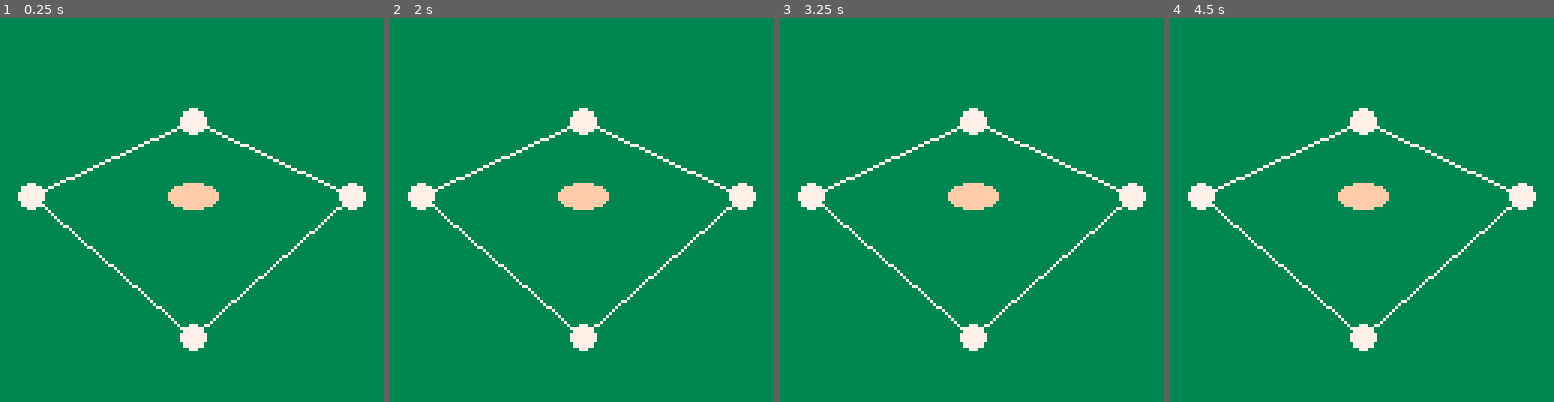
Above: before the commit, frames 1-4 (left to right).
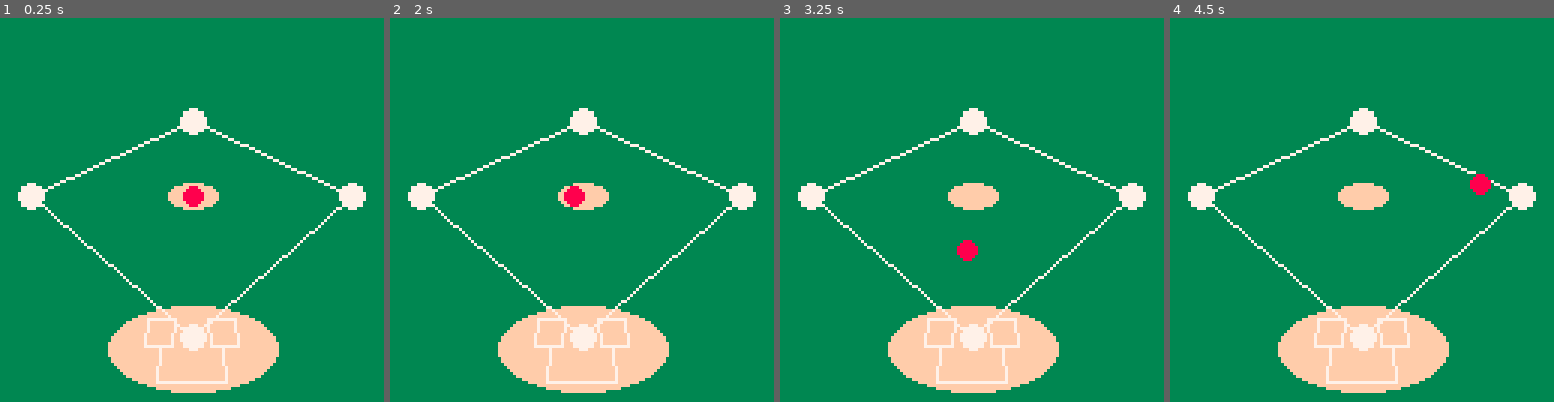
Above: after the commit, the same moments.

Repository: nucleartide/Baseball-WIth-Friends
Game: PICO-8 cartridge baseball-with-friends.p8
Two runs of this game, one before a commit and one after it. Both use one fixed random seed, a clock stepped at 60 frames per second and the inputs below.
Inputs:
- Up to frame 1 (0.25 s): no input
- Up to frame 2 (2 s): tap O (Z key) at 0.33, 0.7, 1.43 s; tap X (X key) at 1.07 s; hold Left from 1.97 s (still down)
- Up to frame 3 (3.25 s): tap X (X key) every 0.33 s from 2.07 to 3.07 s; tap O (Z key) at 2.22, 3.1 s; release Left at 2.37 s; hold Down 2.42-2.82 s; hold Right from 2.87 s (still down)
- Up to frame 4 (4.5 s): tap X (X key) every 0.33 s from 3.4 to 4.4 s; release Right at 3.53 s; hold Up 3.58-4.08 s; tap O (Z key) at 3.98 s; hold Right from 4.13 s (still down)

The runs differ from the first frame. In frame 1, 7.7% of the frame differs, in the area x 28-73%, y 43-98%; in frame 2, 7.7%; in frame 3, 7.7%; in frame 4, 7.7%.

Commit message:
draw home plate

Diff:
--- a/baseball-with-friends.p8
+++ b/baseball-with-friends.p8
@@ -915,6 +915,23 @@
     }
 
     pitchers_mound = vec3()
+
+    -- should be flipped for lefty's batter box.
+    batters_box = {
+        vec3(-10, 0, -half_diagonal+5),
+        vec3(-4, 0, -half_diagonal+5),
+        vec3(-4, 0, -half_diagonal-2.5),
+        vec3(-10, 0, -half_diagonal-2.5),
+    }
+
+    catchers_box = {
+        vec3(-7, 0, -half_diagonal-2.5),
+        vec3(7, 0, -half_diagonal-2.5),
+        vec3(7, 0, -half_diagonal-10),
+        vec3(-7, 0, -half_diagonal-10),
+    }
+
+    x,z=0,0
 
     --[[
     --
@@ -1029,6 +1046,19 @@
 end
 
 function update_game()
+    if btn(0) then
+        x -= 1
+    end
+    if btn(1) then
+        x += 1
+    end
+    if btn(2) then
+        z += 1
+    end
+    if btn(3) then
+        z -= 1
+    end
+
     --[[
     btnr_update()
 
@@ -1060,8 +1090,28 @@
     ]]
 end
 
+function draw_box(box, flip, omit_top)
+    local sx1, sy1 = world2screen(box[1], nil, flip)
+    local sx2, sy2 = world2screen(box[2], nil, flip)
+    local sx3, sy3 = world2screen(box[3], nil, flip)
+    local sx4, sy4 = world2screen(box[4], nil, flip)
+    if (not omit_top) line(sx1, sy1, sx2, sy2, 7)
+    line(sx2, sy2, sx3, sy3, 7)
+    line(sx3, sy3, sx4, sy4, 7)
+    line(sx4, sy4, sx1, sy1, 7)
+end
+
 function draw_game()
     cls(3)
+
+    -- draw sand around home plate.
+    do
+        local sx, sy = world2screen(bases[1])
+        local half_w = 8*3.5
+        local half_h = 4*3.5
+        sy += 4
+        ovalfill(sx-half_w, sy-half_h, sx+half_w, sy+half_h, 15)
+    end
 
     for b in all(bases) do
         draw_base(b)
@@ -1082,11 +1132,20 @@
         ovalfill(sx-half_w, sy-half_h, sx+half_w, sy+half_h, 15)
     end
 
+    -- draw batter's box.
+    draw_box(batters_box)
+    draw_box(batters_box, true)
+
+    -- draw catcher's box.
+    draw_box(catchers_box, nil, true)
+
+    -- draw test entity.
+    do
+        local sx, sy = world2screen(vec3(x, 0, z))
+        circfill(sx, sy, 3, 8)
+    end
+
     --[[
-    -- todo: add a logging mechanism
-    -- print('has ball:' .. tostr(fielders[5].ball~=nil))
-    -- print('batter running progress:'..batters[1].t)
-
     -- draw fielders.
     for f in all(fielders) do
         if f.pitcher then
--- a/utils.p8
+++ b/utils.p8
@@ -373,9 +373,10 @@
 	return sx,sy
 end
 
-function world2screen(o,no_y)
+function world2screen(o, no_y, flip_x)
 	-- x.
 	local x = o.x
+	if (flip_x) x *= -1
 
 	-- y. cannot be negative.
 	local y = max(o.y, 0)
